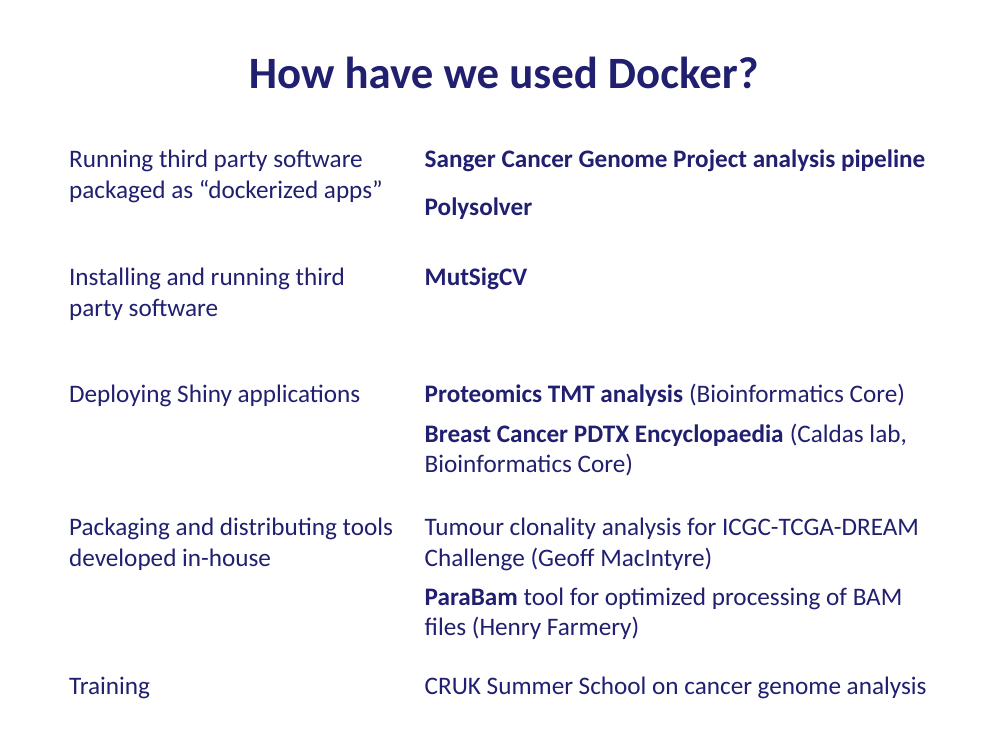
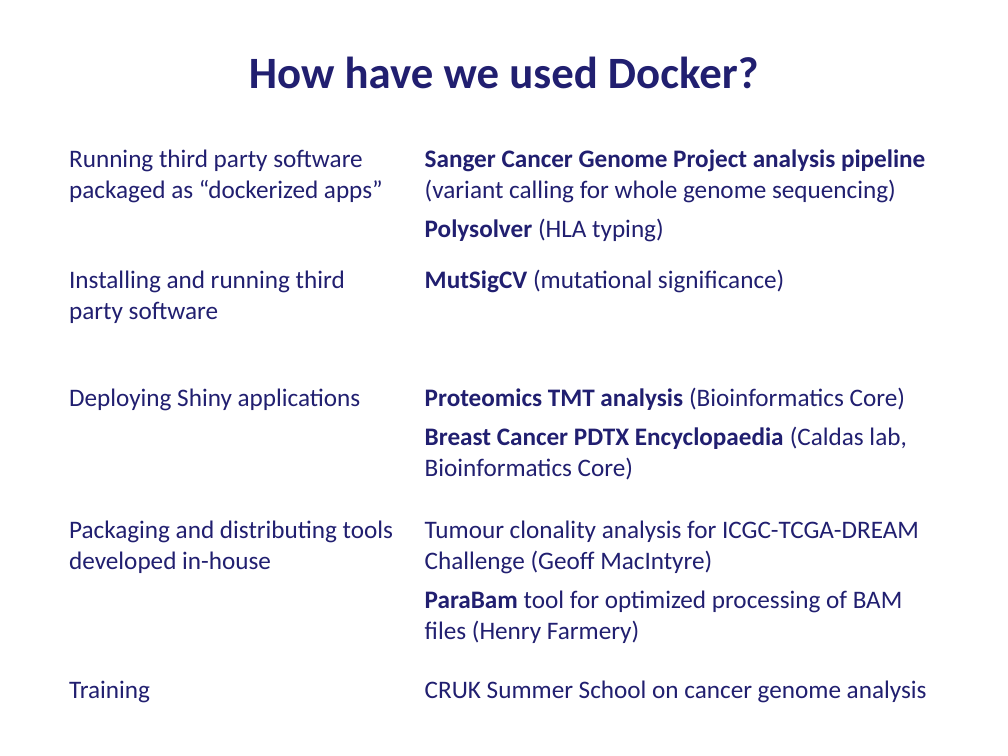
Before and after one commit to bioinformatics-core-shared-training/docker-4-bioinformatics, a slide deck: slide 10 of IntroductionToDocker.pptx (slide 11 before the commit). Drawn at 1008x756 pixels with LibreOffice and Linux fonts; fonts in the diff are those of the drawing. Boxes give left, top, right and bottom in pixels: in the first picture for what was removed or moved away, otherwise in the second. Text is boxed around its words. In the diff, an @@ line names an element or a change of style, - is before the commit and + after.

```diff
--- a/IntroductionToDocker.pptx
+++ b/IntroductionToDocker.pptx
@@ table at (49,134,961,756) @@
-row 1, column 2: Sanger Cancer Genome Project analysis pipeline / Polysolver
+row 1, column 2: Sanger Cancer Genome Project analysis pipeline (variant calling for whole genome sequencing) / Polysolver (HLA typing)
-row 2, column 2: MutSigCV
+row 2, column 2: MutSigCV (mutational significance)
```
